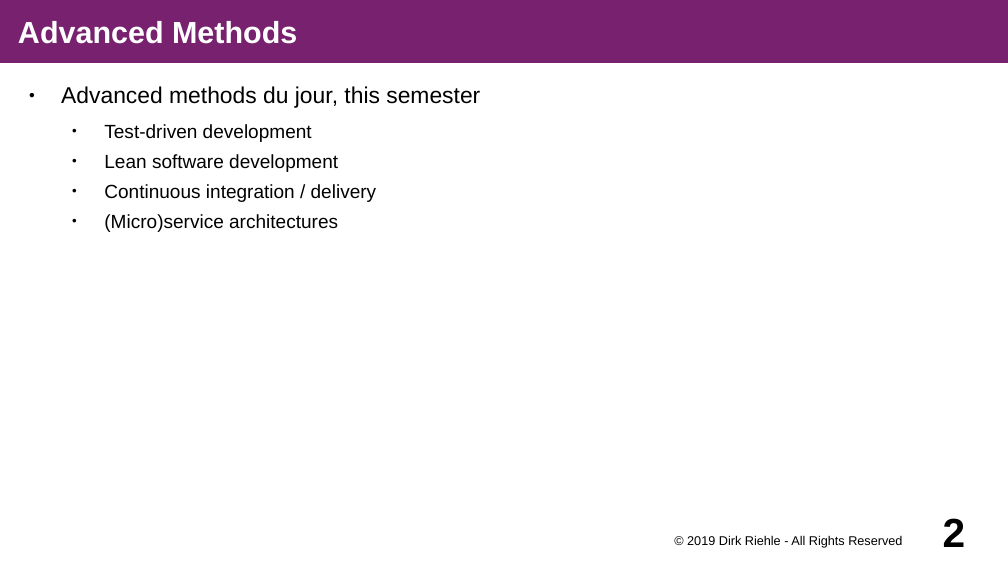
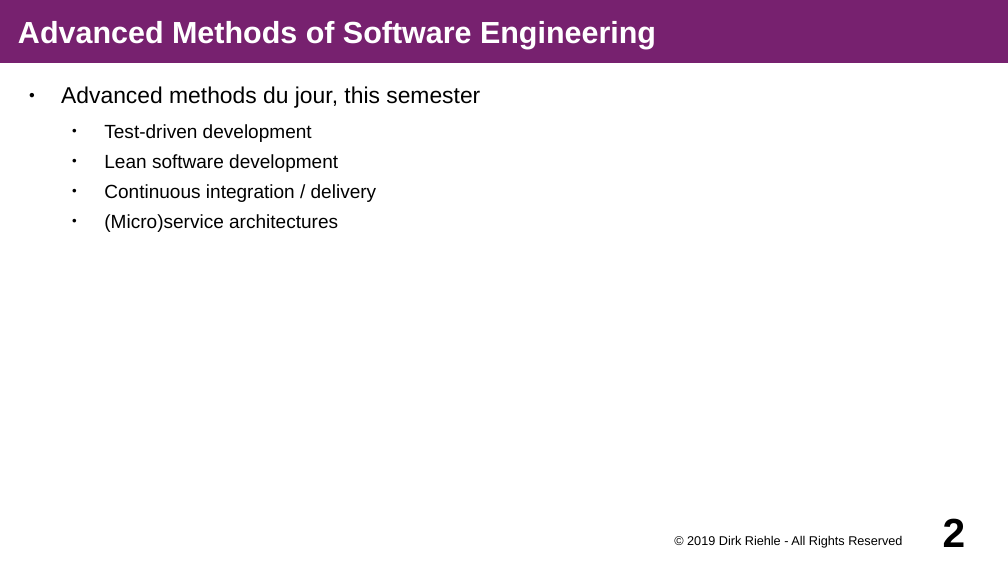
Before and after one commit to dirkriehle/amse-course, a slide deck: slide 2 of Lecture slides/AMSE A01 - Course Introduction.odp. Drawn at 1008x567 pixels with LibreOffice and Linux fonts; fonts in the diff are those of the drawing. Boxes give left, top, right and bottom in pixels: in the first picture for what was removed or moved away, otherwise in the second. Text is boxed around its words. In the diff, an @@ line names an element or a change of style, - is before the commit and + after.

```diff
--- a/Lecture slides/AMSE A01 - Course Introduction.odp
+++ b/Lecture slides/AMSE A01 - Course Introduction.odp
@@ title at (18,21,656,49): text changed @@
-Advanced Methods
+Advanced Methods of Software Engineering
```
Also in this commit, not shown: 1 other slide changed, 1 other file.
